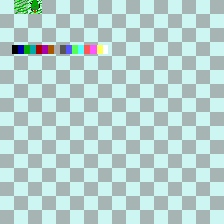
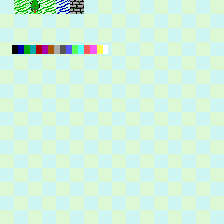
Layers edited between the first and the second 224x224 image:
painted on "Tiles" over [left=42, top=0, right=84, bottom=14]
painted on "Guide" over [left=0, top=0, right=224, bottom=224]
